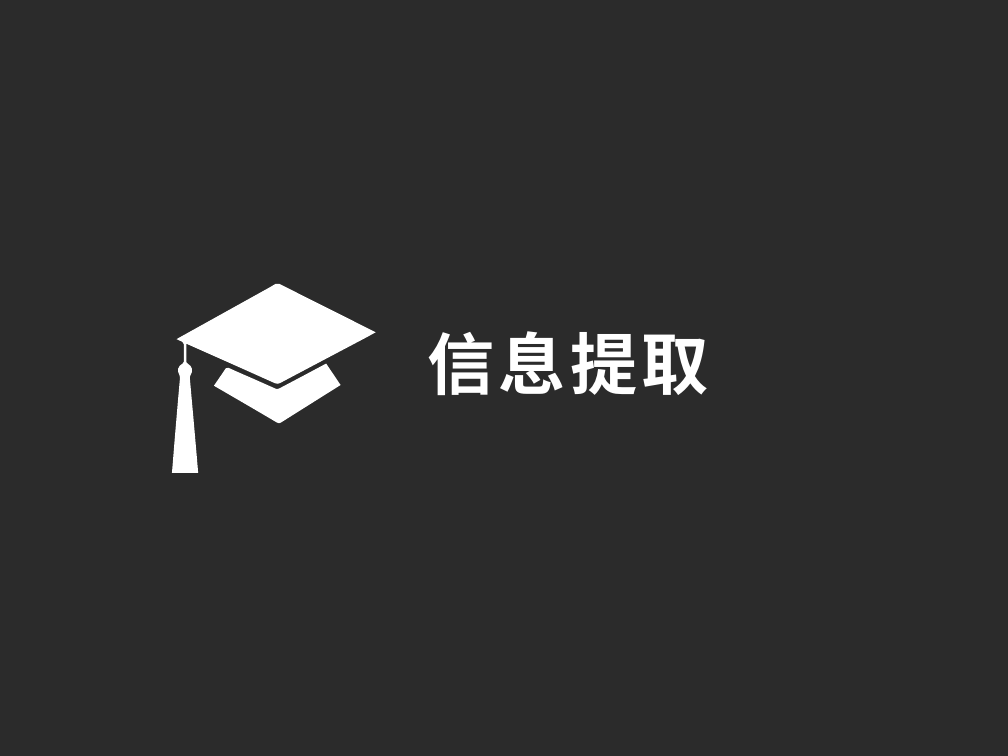
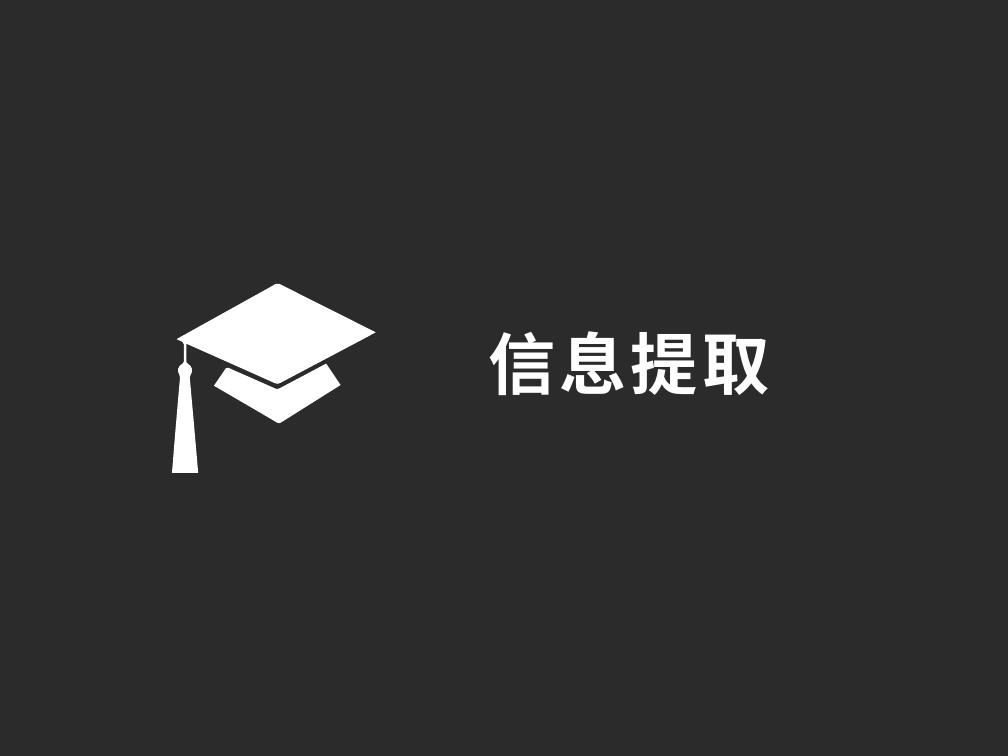
Before and after one commit to liusen1208/nju_project, a slide deck: slide 5 of 语义网/PPT素材精选-论文答辩模板04.pptx. Drawn at 1008x756 pixels with LibreOffice and Linux fonts; fonts in the diff are those of the drawing; background and template pictures are left out; a plain dark background stands for a picture behind light text. Boxes give left, top, right and bottom in pixels: in the first picture for what was removed or moved away, otherwise in the second. Text is boxed around its words. In the diff, an @@ line names an element or a change of style, - is before the commit and + after.

```diff
--- a/语义网/PPT素材精选-论文答辩模板04.pptx
+++ b/语义网/PPT素材精选-论文答辩模板04.pptx
@@ text "信息提取": place and size @@
-text "信息提取" at bbox=[428, 331, 709, 395]
+text "信息提取" at bbox=[488, 331, 769, 395]
```
Also in this commit, not shown: 2 other slides changed, 7 slides added, 19 slides removed.
